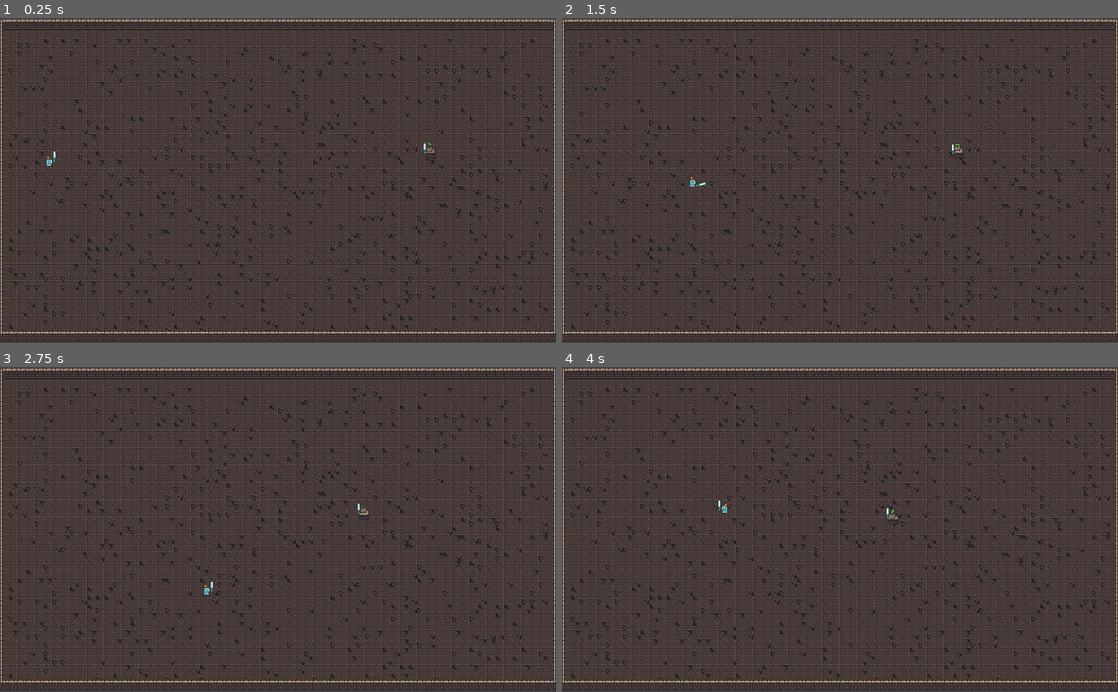
Above: before the commit, frames 1-4 (two rows, left to right).
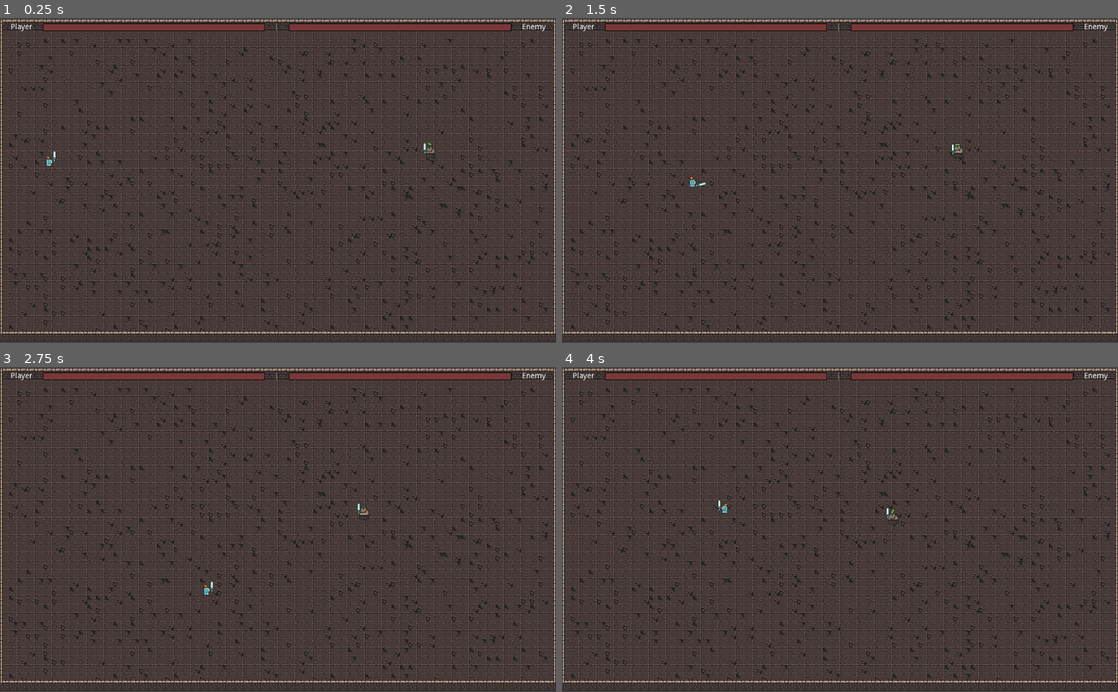
Above: after the commit, the same moments.

Repository: josephmbustamante/ludum-dare-45
Game: Godot game, scene res://Scenes/Main.tscn
The game is run twice, just before and just after one commit, with the same random seed, the same clock (stepped at 60 frames per second) and the same inputs. This scene is started directly instead of the project's main scene.
Inputs (mouse positions are in pixels of both pictures, inside the frame that each line leads up to):
- Up to frame 1 (0.25 s): no input
- Up to frame 2 (1.5 s): move the mouse to (962, 164) at 0.52 s; hold Right (right) 0.53-1.28 s; click (962, 164) at 0.6 s; move the mouse to (728, 196) at 1.27 s; hold Down (down) from 1.28 s (still down); click (728, 196) at 1.35 s
- Up to frame 3 (2.75 s): move the mouse to (333, 458) at 2.02 s; release Down (down) at 2.03 s; hold Right (right) from 2.03 s (still down); click (333, 458) at 2.1 s
- Up to frame 4 (4 s): move the mouse to (812, 594) at 2.77 s; release Right (right) at 2.78 s; hold W (up) 2.78-3.53 s; click (812, 594) at 2.85 s; move the mouse to (1006, 578) at 3.52 s; hold Left (left) from 3.53 s (still down); click (1006, 578) at 3.6 s

The runs differ from the first frame. In frame 1, 1.9% of the frame differs, in the area x 2-99%, y 1-5%; in frame 2, 1.9%; in frame 3, 1.9%; in frame 4, 1.9%.

Commit message:
Add basic battle UI with player and enemy health

Diff:
--- /dev/null
+++ b/Scenes/BattleUI.tscn
@@ -0,0 +1,52 @@
+[gd_scene load_steps=3 format=2]
+
+[ext_resource path="res://Scripts/BattleUI.gd" type="Script" id=1]
+[ext_resource path="res://Scenes/HealthBar.tscn" type="PackedScene" id=2]
+
+[node name="BattleUI" type="MarginContainer"]
+anchor_right = 1.0
+anchor_bottom = 1.0
+size_flags_horizontal = 3
+size_flags_vertical = 3
+custom_constants/margin_right = 20
+custom_constants/margin_top = 20
+custom_constants/margin_left = 20
+custom_constants/margin_bottom = 20
+script = ExtResource( 1 )
+
+[node name="Rows" type="VBoxContainer" parent="."]
+margin_left = 20.0
+margin_top = 20.0
+margin_right = 1004.0
+margin_bottom = 580.0
+size_flags_horizontal = 3
+size_flags_vertical = 3
+custom_constants/separation = 20
+
+[node name="Columns" type="HBoxContainer" parent="Rows"]
+margin_right = 984.0
+margin_bottom = 14.0
+size_flags_horizontal = 3
+custom_constants/separation = 20
+
+[node name="PlayerLabel" type="Label" parent="Rows/Columns"]
+margin_right = 39.0
+margin_bottom = 14.0
+text = "Player"
+
+[node name="PlayerHealthBar" parent="Rows/Columns" instance=ExtResource( 2 )]
+
+[node name="Placeholder" type="VSeparator" parent="Rows/Columns"]
+margin_left = 488.0
+margin_right = 492.0
+margin_bottom = 14.0
+
+[node name="EnemyHealthBar" parent="Rows/Columns" instance=ExtResource( 2 )]
+margin_left = 512.0
+margin_right = 921.0
+
+[node name="EnemyLabel" type="Label" parent="Rows/Columns"]
+margin_left = 941.0
+margin_right = 984.0
+margin_bottom = 14.0
+text = "Enemy"
--- /dev/null
+++ b/Scenes/HealthBar.tscn
@@ -0,0 +1,28 @@
+[gd_scene load_steps=3 format=2]
+
+[sub_resource type="StyleBoxFlat" id=1]
+bg_color = Color( 0.47451, 0.223529, 0.223529, 1 )
+border_width_left = 1
+border_width_top = 1
+border_width_right = 1
+border_width_bottom = 1
+border_color = Color( 0, 0, 0, 1 )
+
+[sub_resource type="StyleBoxFlat" id=2]
+bg_color = Color( 0.6, 0.6, 0.6, 0 )
+border_width_left = 1
+border_width_top = 1
+border_width_right = 1
+border_width_bottom = 1
+border_color = Color( 0, 0, 0, 1 )
+
+[node name="ProgressBar" type="ProgressBar"]
+margin_left = 59.0
+margin_right = 468.0
+margin_bottom = 14.0
+size_flags_horizontal = 3
+size_flags_vertical = 1
+custom_styles/fg = SubResource( 1 )
+custom_styles/bg = SubResource( 2 )
+value = 100.0
+percent_visible = false
--- a/Scenes/Main.tscn
+++ b/Scenes/Main.tscn
@@ -1,9 +1,10 @@
-[gd_scene load_steps=5 format=2]
+[gd_scene load_steps=6 format=2]
 
-[ext_resource path="res://Scenes/Main.gd" type="Script" id=1]
+[ext_resource path="res://Scripts/Main.gd" type="Script" id=1]
 [ext_resource path="res://Resources/DungeonTiles.tres" type="TileSet" id=2]
 [ext_resource path="res://Scenes/Enemy.tscn" type="PackedScene" id=3]
 [ext_resource path="res://Scenes/Player.tscn" type="PackedScene" id=4]
+[ext_resource path="res://Scenes/BattleUI.tscn" type="PackedScene" id=5]
 
 [node name="Main" type="Node2D"]
 script = ExtResource( 1 )
@@ -28,3 +29,9 @@
 
 [node name="Player" parent="." instance=ExtResource( 4 )]
 position = Vector2( 90, 270 )
+
+[node name="BattleUI" parent="." instance=ExtResource( 5 )]
+margin_right = 1025.0
+margin_bottom = 610.0
+[connection signal="enemy_health_changed" from="Enemy" to="BattleUI" method="handle_enemy_health_changed"]
+[connection signal="player_health_changed" from="Player" to="BattleUI" method="handle_player_health_changed"]
--- a/Scenes/Player.tscn
+++ b/Scenes/Player.tscn
@@ -5,11 +5,11 @@
 [ext_resource path="res://Assets/Sprites/knight_m_idle_anim_f1.png" type="Texture" id=3]
 [ext_resource path="res://Assets/Sprites/knight_m_idle_anim_f2.png" type="Texture" id=4]
 [ext_resource path="res://Assets/Sprites/knight_m_idle_anim_f3.png" type="Texture" id=5]
-[ext_resource path="res://Assets/Sprites/knight_m_hit_anim_f0.png" type="Texture" id=6]
-[ext_resource path="res://Assets/Sprites/knight_m_run_anim_f0.png" type="Texture" id=7]
-[ext_resource path="res://Assets/Sprites/knight_m_run_anim_f1.png" type="Texture" id=8]
-[ext_resource path="res://Assets/Sprites/knight_m_run_anim_f2.png" type="Texture" id=9]
-[ext_resource path="res://Assets/Sprites/knight_m_run_anim_f3.png" type="Texture" id=10]
+[ext_resource path="res://Assets/Sprites/knight_m_run_anim_f0.png" type="Texture" id=6]
+[ext_resource path="res://Assets/Sprites/knight_m_run_anim_f1.png" type="Texture" id=7]
+[ext_resource path="res://Assets/Sprites/knight_m_run_anim_f2.png" type="Texture" id=8]
+[ext_resource path="res://Assets/Sprites/knight_m_run_anim_f3.png" type="Texture" id=9]
+[ext_resource path="res://Assets/Sprites/knight_m_hit_anim_f0.png" type="Texture" id=10]
 [ext_resource path="res://Scenes/Weapon.tscn" type="PackedScene" id=11]
 [ext_resource path="res://Resources/HitAnimation.tres" type="Animation" id=12]
 
@@ -20,14 +20,14 @@
 "name": "idle",
 "speed": 12.0
 }, {
-"frames": [ ExtResource( 6 ) ],
+"frames": [ ExtResource( 6 ), ExtResource( 7 ), ExtResource( 8 ), ExtResource( 9 ) ],
+"loop": true,
+"name": "run",
+"speed": 12.0
+}, {
+"frames": [ ExtResource( 10 ) ],
 "loop": true,
 "name": "hit",
-"speed": 12.0
-}, {
-"frames": [ ExtResource( 7 ), ExtResource( 8 ), ExtResource( 9 ), ExtResource( 10 ) ],
-"loop": true,
-"name": "run",
 "speed": 12.0
 } ]
 
--- a/Scenes/UI.tscn
+++ /dev/null
@@ -1,39 +0,0 @@
-[gd_scene load_steps=3 format=2]
-
-[sub_resource type="StyleBoxFlat" id=1]
-bg_color = Color( 0.333333, 0.101961, 0.101961, 1 )
-
-[sub_resource type="StyleBoxFlat" id=2]
-bg_color = Color( 0, 0, 0, 1 )
-
-[node name="UI" type="Control"]
-margin_right = 40.0
-margin_bottom = 40.0
-
-[node name="MarginContainer" type="MarginContainer" parent="."]
-margin_left = 40.0
-margin_top = 40.0
-margin_right = 40.0
-margin_bottom = 40.0
-
-[node name="HBoxContainer" type="HBoxContainer" parent="MarginContainer"]
-margin_right = 38.0
-margin_bottom = 49.0
-
-[node name="VBoxContainer" type="VBoxContainer" parent="MarginContainer/HBoxContainer"]
-margin_right = 38.0
-margin_bottom = 49.0
-
-[node name="Label2" type="Label" parent="MarginContainer/HBoxContainer/VBoxContainer"]
-margin_right = 38.0
-margin_bottom = 31.0
-text = "Hello!
-"
-
-[node name="ProgressBar2" type="ProgressBar" parent="MarginContainer/HBoxContainer/VBoxContainer"]
-margin_top = 35.0
-margin_right = 38.0
-margin_bottom = 49.0
-custom_styles/fg = SubResource( 1 )
-custom_styles/bg = SubResource( 2 )
-value = 50.0
--- /dev/null
+++ b/Scripts/BattleUI.gd
@@ -0,0 +1,8 @@
+extends MarginContainer
+
+func handle_player_health_changed(health: int):
+	print(health)
+	$Rows/Columns/PlayerHealthBar.value = health
+
+func handle_enemy_health_changed(health: int):
+	$Rows/Columns/EnemyHealthBar.value = health
--- a/Scripts/Enemy.gd
+++ b/Scripts/Enemy.gd
@@ -7,6 +7,8 @@
 var target: PhysicsBody2D = null
 
 var facing_left: bool = false
+
+signal enemy_health_changed(new_health)
 
 func _ready() -> void:
 	$Weapon.set_group_to_attack("player")
@@ -47,5 +49,6 @@
 	health -= damage
 	$AnimationPlayer.play("HitAnimation")
 	print("Enemy was hit, new health: ", health)
+	emit_signal("enemy_health_changed", health)
 	if health <= 0:
 		queue_free()
--- a/Scripts/Player.gd
+++ b/Scripts/Player.gd
@@ -4,6 +4,8 @@
 export (int) var health = 100
 
 var facing_left: bool = false
+
+signal player_health_changed(new_health)
 
 func _ready() -> void:
 	$Weapon.set_group_to_attack("enemy")
@@ -42,5 +44,6 @@
 	health -= damage
 	$AnimationPlayer.play("HitAnimation")
 	print("player was hit, new health: ", health)
+	emit_signal("player_health_changed", health)
 	if health <= 0:
 		queue_free()
Renamed: Scenes/Main.gd -> Scripts/Main.gd
